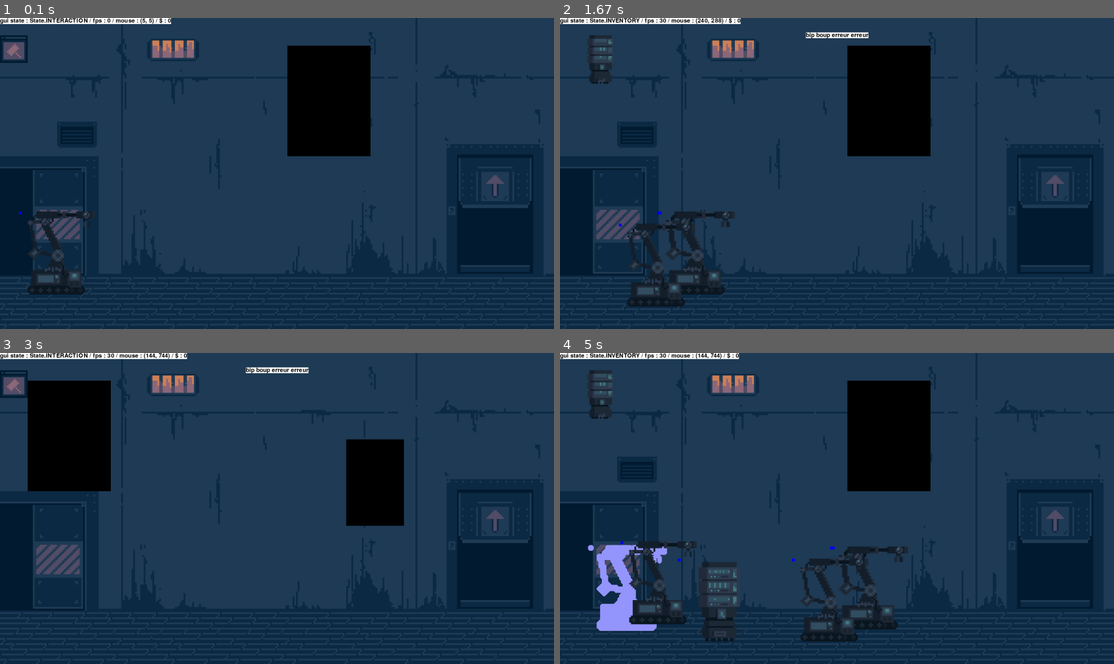
Above: before the commit, frames 1-4 (two rows, left to right).
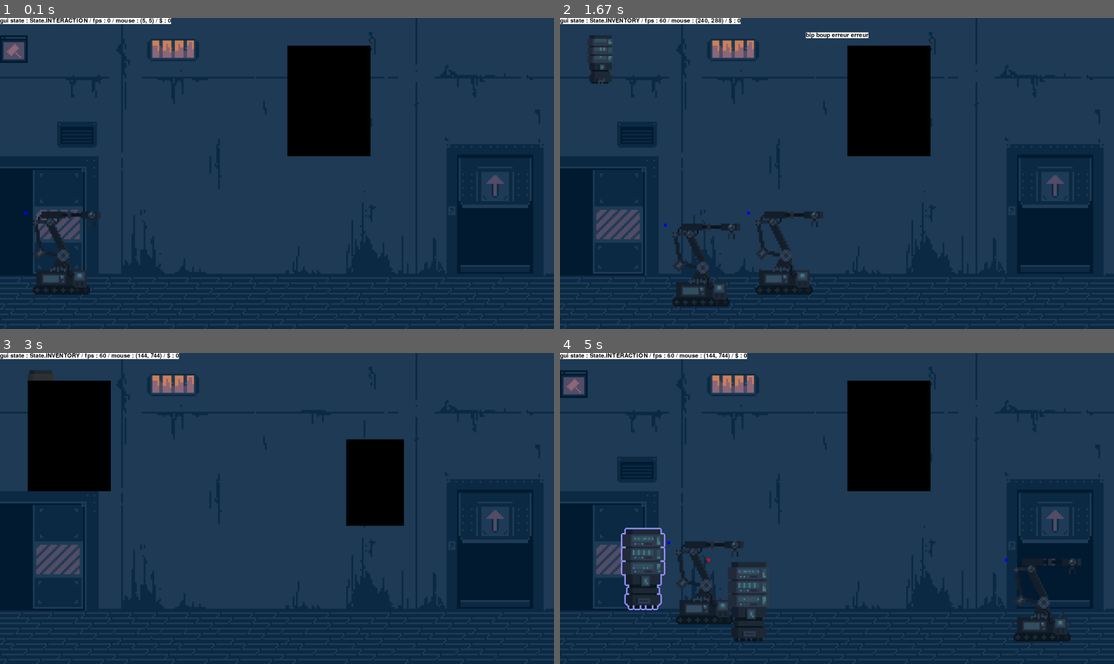
Above: after the commit, the same moments.

Repository: PouchyCorp/TrophNSI
Game: pygame game, started from sources/main.py
Same seed, same stepped clock (60 frames per second), same inputs: the game is played once before the commit and once after it.
Inputs (mouse positions are in pixels of both pictures, inside the frame that each line leads up to):
- Up to frame 1 (0.1 s): no input
- Up to frame 2 (1.67 s): tap N at 0.33 s; hold Up 0.67-1.13 s; tap Space at 0.73, 1.03, 1.57 s; tap B at 0.82 s; click (626, 101) at 1.22 s; hold Down from 1.5 s (still down)
- Up to frame 3 (3 s): release Down at 1.8 s; click (38, 393) at 1.88 s; tap N at 2.17 s; click (38, 567) at 2.55 s; hold Up from 2.83 s (still down); tap Space at 2.9 s; tap B at 2.98 s
- Up to frame 4 (5 s): release Up at 3.2 s; hold Down 3.23-3.6 s; tap Space at 3.3, 3.7, 4.03, 4.37, 4.77 s; hold Up 3.63-3.93 s; hold Down 3.97-4.27 s; tap B at 4.12 s; hold Up 4.3-4.67 s; hold Down from 4.7 s (still down)

The runs differ from the first frame. In frame 1, 0.7% of the frame differs, in the area x 3-19%, y 62-89%; in frame 2, 3.4%; in frame 3, 1.0%; in frame 4, 8.7%, in the area x 0-94%, y 0-93%.

Commit message:
pathfining auto !

Diff:
--- a/sources/main.py
+++ b/sources/main.py
@@ -68,7 +68,7 @@
 
 if __name__ == '__main__':
     while True:
-        CLOCK.tick(30)
+        CLOCK.tick(60)
         WIN.blit(current_room.bg_surf, (0, 0))
         mouse_pos: Coord = Coord(current_room.num, pg.mouse.get_pos())
 
--- a/sources/objects/bot.py
+++ b/sources/objects/bot.py
@@ -38,7 +38,7 @@
 
     def free_last_bot(self):
         if type(self.inline_bots[-1]) == Bot:
-            self.inline_bots[-1].is_inline == False
+            self.inline_bots[-1].is_inline = False
             self.inline_bots[-1].target_coord = Coord(2,(0,0))
             self.liberated_bots.append(self.inline_bots[-1])
             self.inline_bots[-1] = 'empty'
@@ -132,15 +132,18 @@
             case Bot_states.IDLE:
                 draw.rect(self.surf, "red", (0,0,10,10))
 
-                #search for objects to walk to
-                potential_destinations : list[Coord] = []
-                for room in rooms:
-                    for placeable in room.placed:
-                        if placeable.tag == "decoration":
-                            potential_destinations.append(placeable.coord.copy())
-
-                print(potential_destinations)
-                self.target_coord = choice(potential_destinations)
+                print(self.is_inline)
+
+                #search for objects to walk to if not inline
+                if not self.is_inline:
+                    potential_destinations : list[Coord] = []
+                    for room in rooms:
+                        for placeable in room.placed:
+                            if placeable.tag == "decoration":
+                                potential_destinations.append(placeable.coord.copy())
+
+                    print(potential_destinations)
+                    self.target_coord = choice(potential_destinations)
 
                 if self.coord.x != self.target_coord.x:
                     self.state = Bot_states.WALK
@@ -163,7 +166,7 @@
         target_buffer = self.target_coord.copy()
 
         #change floor
-        if self.coord.room_num < self.target_coord.room_num:
+        if self.coord.room_num != self.target_coord.room_num:
             if self.coord.x == self.door_x:
                 self.coord.room_num = self.target_coord.room_num
             else:
